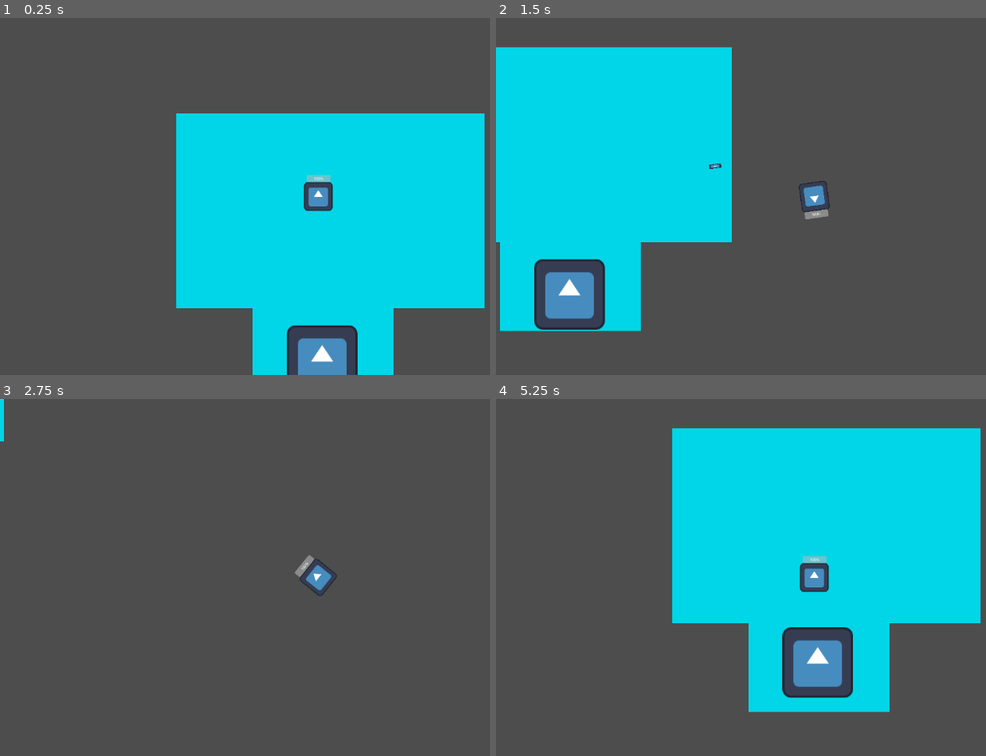
Above: before the commit, frames 1-4 (two rows, left to right).
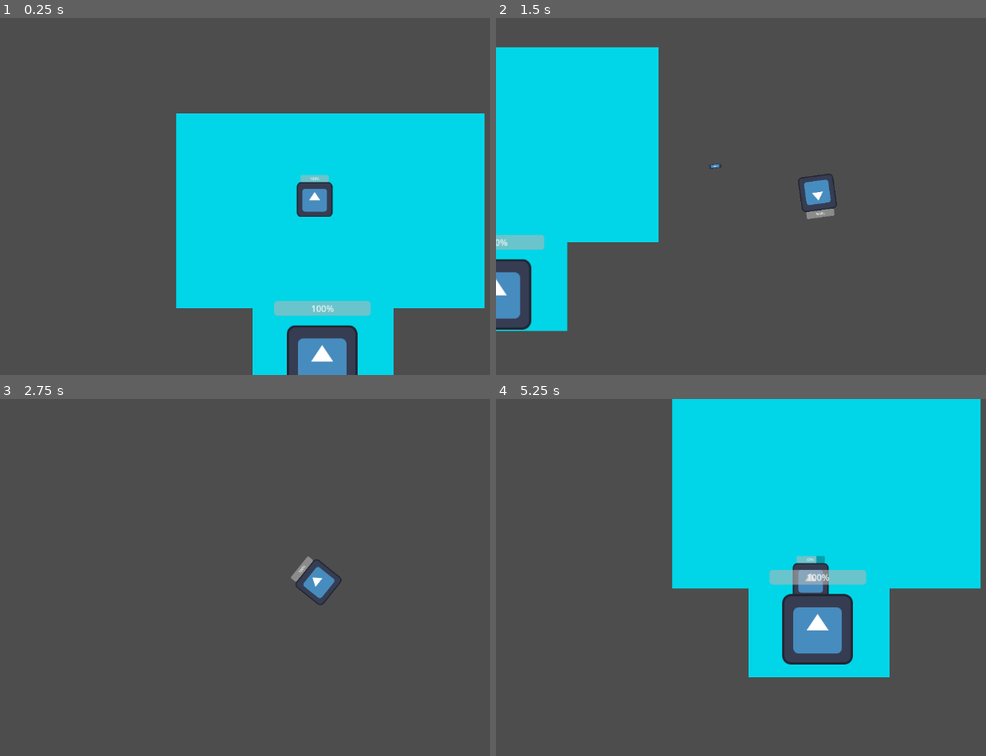
Above: after the commit, the same moments.

Repository: iListenToSludge/Pizza-Interactive
Game: Godot game, scene res://resturaunt.tscn
Same seed, same stepped clock (60 frames per second), same inputs: the game is played once before the commit and once after it. This scene is started directly instead of the project's main scene. The engine's default icon, where the game draws it, is replaced by a stand-in: a white triangle on a blue panel in a dark square.
Inputs (mouse positions are in pixels of both pictures, inside the frame that each line leads up to):
- Up to frame 1 (0.25 s): no input
- Up to frame 2 (1.5 s): tap Enter at 0.5 s; move the mouse to (956, 178) at 0.52 s; hold D (move right) 0.53-1.28 s; tap Shift (dash, bound only after the commit) at 0.6 s; move the mouse to (687, 214) at 1.27 s; hold S (move down) from 1.28 s (still down); click (687, 214) at 1.35 s
- Up to frame 3 (2.75 s): tap Shift (dash, bound only after the commit) at 1.55, 2.1 s; move the mouse to (382, 498) at 2.02 s; release S (move down) at 2.03 s; hold D (move right) from 2.03 s (still down)
- Up to frame 4 (5.25 s): move the mouse to (780, 648) at 2.77 s; release D (move right) at 2.78 s; hold W (move up) 2.78-3.53 s; tap Shift (dash, bound only after the commit) at 2.85, 3.8, 4.35, 5.1 s; tap Space at 3.5 s; move the mouse to (outside the picture) at 3.52 s; hold A (move left) 3.53-5.03 s; click (outside the picture) at 3.6 s; move the mouse to (623, 523) at 4.27 s; move the mouse to (843, 577) at 5.02 s; hold S (move down) from 5.03 s (still down)

The runs differ from the first frame. In frame 1, 1.3% of the frame differs, in the area x 55-76%, y 43-84%; in frame 2, 15%, in the area x 0-70%, y 8-88%; in frame 3, 0.4%; in frame 4, 15%.

Commit message:
Dash need work

Diff:
--- a/pizza-interactive/character.gd
+++ b/pizza-interactive/character.gd
@@ -8,6 +8,17 @@
 var max_speed := 600.0
 var health = 100
 var max_health = 100
+var dash_speed := 1400.0
+var dash_duration := 0.15
+var dash_cooldown := 0.8
+
+var is_dashing := false
+var can_dash := true
+var dash_direction := Vector2.ZERO
+var dash_timer := 0.0
+
+
+
 func _ready():
 	$ProgressBar.value = health
 
@@ -19,16 +30,37 @@
 	if health <= 0:
 		die()
 func die():
+	player_alive = false
 	print("Player has died!")
 
+	velocity = Vector2.ZERO
 
-func _physics_process(_delta: float) -> void:
+func _physics_process(delta: float) -> void:
+	if !player_alive:
+		return
+
 	look_at(get_global_mouse_position())
+
+	# Start dash
+	if Input.is_action_just_pressed("dash") and can_dash:
+		start_dash()
+
+	# Handle dash timing
+	if is_dashing:
+		dash_timer -= delta
+		velocity = dash_direction * dash_speed
+
+		if dash_timer <= 0:
+			is_dashing = false
+
+	else:
+		var direction := Input.get_vector("move left", "move right", "move up", "move down")
+		velocity = direction * max_speed
+
+	# Shooting (now works again)
 	if Input.is_action_just_pressed("shoot"):
 		fire()
-	enemy_attack()
-	var direction := Input.get_vector("move left", "move right", "move up", "move down")
-	velocity = direction * max_speed
+
 	move_and_slide()
 
 func fire():
@@ -60,3 +92,22 @@
 
 func _on_attack_cooldown_timeout() -> void:
 	enemy_attack_cooldown = true
+
+
+func start_dash():
+	can_dash = false
+	is_dashing = true
+	dash_timer = dash_duration
+
+	var input_dir = Input.get_vector("move left", "move right", "move up", "move down")
+
+	if input_dir != Vector2.ZERO:
+		dash_direction = input_dir.normalized()
+	else:
+		dash_direction = (get_global_mouse_position() - global_position).normalized()
+
+
+
+	# Cooldown timer (this one can still use await safely)
+	await get_tree().create_timer(dash_cooldown).timeout
+	can_dash = true
--- a/pizza-interactive/character.tscn
+++ b/pizza-interactive/character.tscn
@@ -4,7 +4,7 @@
 [ext_resource type="Script" uid="uid://bj6ajoy4n3grh" path="res://character.gd" id="1_pjt0s"]
 
 [sub_resource type="RectangleShape2D" id="RectangleShape2D_wa5vi"]
-size = Vector2(134, 124)
+size = Vector2(165, 149)
 
 [node name="Player" type="CharacterBody2D"]
 position = Vector2(554, 282)
@@ -13,17 +13,19 @@
 script = ExtResource("1_pjt0s")
 
 [node name="Sprite2D" type="Sprite2D" parent="."]
+position = Vector2(-16.5, 14)
+scale = Vector2(1.2578125, 1.21875)
 texture = ExtResource("1_glpr6")
 
 [node name="CollisionShape2D" type="CollisionShape2D" parent="."]
-position = Vector2(3, 2)
+position = Vector2(-12.5, 14.5)
 shape = SubResource("RectangleShape2D_wa5vi")
 debug_color = Color(0.9694913, 0, 0.464136, 0.41960785)
 
 [node name="ProgressBar" type="ProgressBar" parent="."]
-offset_left = -52.0
+offset_left = -80.0
 offset_top = -96.0
-offset_right = 55.0
+offset_right = 47.0
 offset_bottom = -64.0
 min_value = 1.0
 value = 100.0
--- a/pizza-interactive/character_body_2d.gd
+++ b/pizza-interactive/character_body_2d.gd
@@ -4,8 +4,8 @@
 var player_chase = false
 var player: Node2D = null
 var can_attack = true
-
-
+@export var health := 100
+@export var max_health := 100
 func _physics_process(delta):
 	if player_chase and player != null:
 		var direction = (player.global_position - global_position).normalized()
@@ -24,7 +24,7 @@
 	move_and_slide()
 func attack():
 	if player != null and player.has_method("take_damage"):
-		player.take_damage(10)
+		player.take_damage(30)
 	print("Enemy attacks the player!")
 	can_attack = false
 	$hitbox/attack_timer.start()
@@ -43,3 +43,21 @@
 	if body == player:
 		player = null
 		player_chase = false
+
+
+func _ready():
+	$ProgressBar.max_value = max_health
+	$ProgressBar.value = health
+
+func take_damage(amount: int):
+	health -= amount
+	$ProgressBar.value = health   # ← THIS is what you're missing
+
+	print("Enemy health:", health)
+
+	if health <= 0:
+		die()
+
+func die():
+	print("Enemy died")
+	queue_free()
--- a/pizza-interactive/enemy.tscn
+++ b/pizza-interactive/enemy.tscn
@@ -41,6 +41,14 @@
 [node name="attack_timer" type="Timer" parent="hitbox"]
 one_shot = true
 
+[node name="ProgressBar" type="ProgressBar" parent="."]
+offset_left = -87.0
+offset_top = -114.0
+offset_right = 88.0
+offset_bottom = -87.0
+min_value = 1.0
+value = 100.0
+
 [connection signal="body_entered" from="detection_area" to="." method="_on_detection_area_body_entered"]
 [connection signal="body_exited" from="detection_area" to="." method="_on_detection_area_body_exited"]
 [connection signal="timeout" from="hitbox/attack_timer" to="." method="_on_attack_timer_timeout"]
--- a/pizza-interactive/project.godot
+++ b/pizza-interactive/project.godot
@@ -46,3 +46,8 @@
 "events": [Object(InputEventMouseButton,"resource_local_to_scene":false,"resource_name":"","device":-1,"window_id":0,"a …(253 unchanged characters)…
 ]
 }
+dash={
+"deadzone": 0.2,
+"events": [Object(InputEventKey,"resource_local_to_scene":false,"resource_name":"","device":0,"window_id":0,"alt_pressed":false,"shift_pressed":false,"ctrl_pressed":false,"meta_pressed":false,"pressed":false,"keycode":0,"physical_keycode":4194325,"key_label":0,"unicode":0,"location":0,"echo":false,"script":null)
+]
+}
